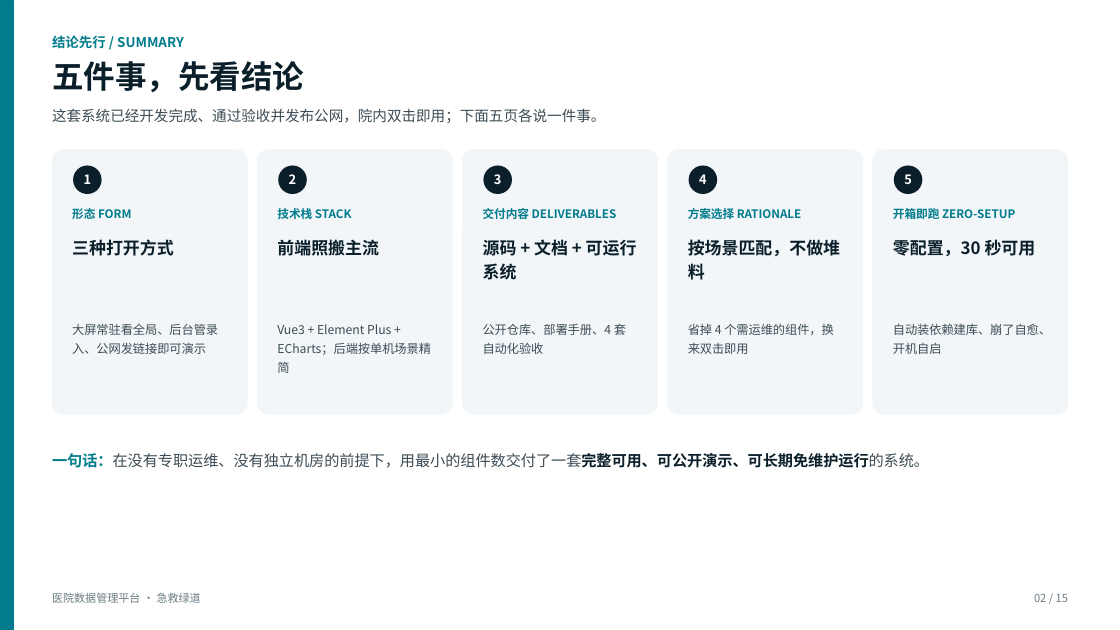
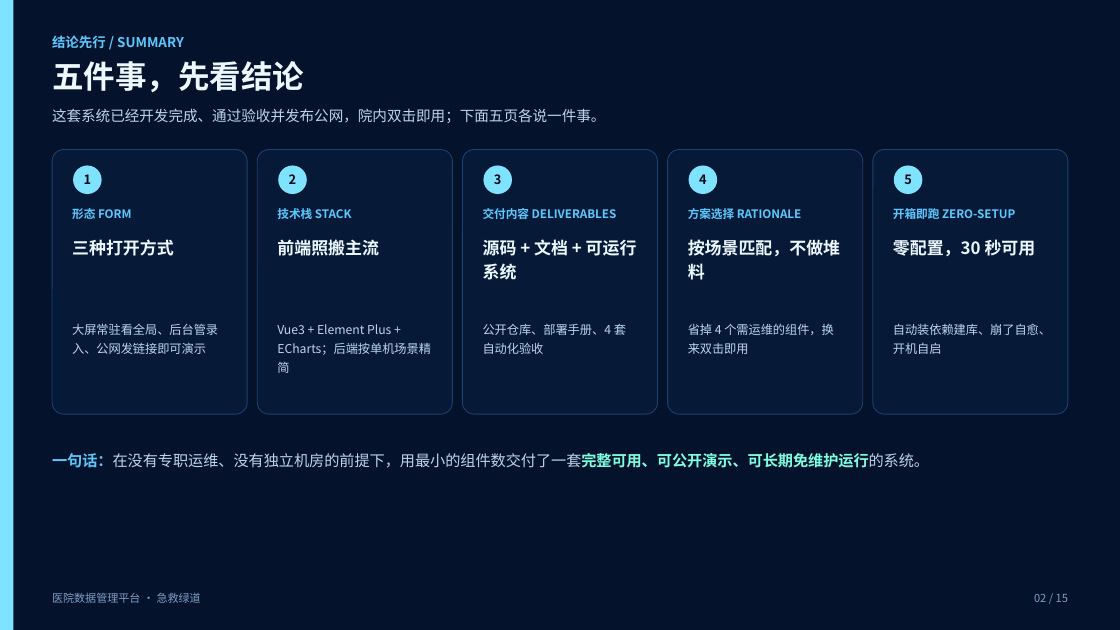
Before and after one commit to popostar11/hospital-data-platform, a slide deck: slide 2 of docs/ppt/医院数据管理平台-项目汇报.pptx. Drawn at 1120x630 pixels with LibreOffice and Linux fonts; fonts in the diff are those of the drawing. Boxes give left, top, right and bottom in pixels: in the first picture for what was removed or moved away, otherwise in the second. Text is boxed around its words. In the diff, an @@ line names an element or a change of style, - is before the commit and + after.

Commit message:
style(ppt): 两份演示稿改用大屏同色系（深色）
配色不再借用参考稿的青绿，改为直接取大屏自身的样式令牌：
  --c-bg-deep #02091A / --c-bg #04122B / 面板叠底 #08224A
  --c-line 柔和化 #1A4272 / --c-cyan #7FE3FF / --c-value #7FFFE0
  --c-text #DCEFFF / --c-text-dim #8FB4DC

改动范围：
- 两份脚本都改为令牌化配色，并支持 --light 切回浅色（便于打印）
- 内容页显式铺一层底色（深色主题必需），卡片加描边、表格换深色表头
- 深色底让大屏与后台截图与版面融为一体，比浅色底更贴合产品

顺带修掉两处构建脚本缺陷：
- band() 的两处调用误把「段落字典」当「run 列表」传入（KeyError: 't'）
- build-ppt.py 缺 import sys，且全局字符串替换误伤了调色板定义本身
  （出现 LABEL_ON_DARK = LABEL_ON_DARK 之类自引用）

验收：两份均为 16:9、0 个形状越界、check_office 结构与内容断言通过、渲染无缺字。

```diff
--- a/docs/ppt/医院数据管理平台-项目汇报.pptx
+++ b/docs/ppt/医院数据管理平台-项目汇报.pptx
@@ rectangle at (0, 0, 13, 630): fill #027C8C to #7FE3FF; outline #027C8C 0.75 pt to none @@
@@ rectangle added at (0, 0, 1120, 630), fill #04122B @@
@@ fill #F2F6F8 to #061A38; outline #F2F6F8 0.75 pt to #1A4272 0.75 pt in 5 elements at (257, 150, 452, 414), (463, 150, 658, 414), (668, 150, 863, 414), (873, 150, 1068, 414), (52, 150, 247, 414) @@
@@ text colour #FFFFFF to #02091A; fill #0B1F2A to #7FE3FF in 5 elements at (73, 166, 102, 194), (278, 166, 307, 194), (484, 166, 513, 194), (689, 166, 718, 194), (894, 166, 923, 194) @@
@@ text colour #027C8C to #5CC8FF in 6 elements at (52, 35, 184, 49), (72, 208, 131, 219), (277, 208, 352, 219), (483, 208, 617, 219), (688, 208, 801, 219), (893, 208, 1015, 219) @@
@@ text colour #0B1F2A to #ECF7FF in 6 elements at (52, 61, 304, 92), (72, 239, 174, 256), (277, 239, 379, 256), (483, 239, 637, 280), (688, 239, 840, 280), (893, 239, 1036, 256) @@
@@ text colour #3D4C55 to #BBD4EC in 6 elements at (52, 108, 605, 123), (72, 323, 218, 354), (277, 324, 431, 373), (483, 324, 626, 354), (688, 323, 834, 354), (893, 323, 1051, 354) @@
@@ text "一句话：在没有专职运维、没有独立机房的前提下，用最小的组件数交付了一套完整可用、可公开演示、可长期免维护运行的系统。" at (52, 453, 929, 468): text colour #027C8C to #5CC8FF, text colour #3D4C55 to #BBD4EC, text colour #0B1F2A to #7FFFE0 in "一句话：在没有专职运维、没有独立机房的前提下，用最小的组件数交付了一套完整可用、可公开演示、可长期免维护运行的系统。" @@
@@ text "医院数据管理平台 · 急救绿道" at (52, 593, 201, 603): text colour #6B7C85 to #7E9EC4 @@
@@ text "02 / 15" at (1034, 594, 1068, 602): text colour #6B7C85 to #7E9EC4 @@
```
Also in this commit, not shown: 14 other slides changed, 3 other files.
